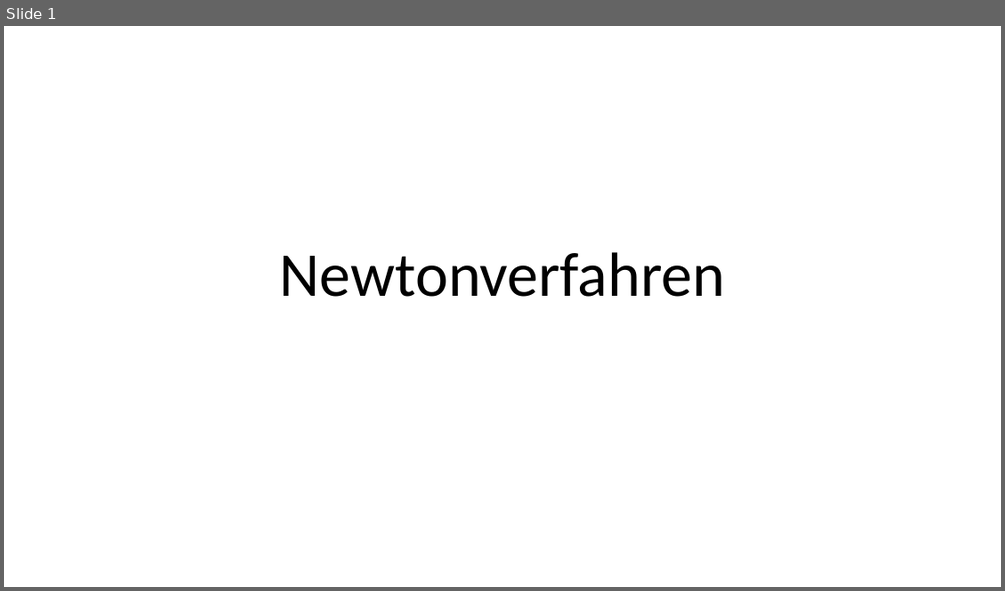
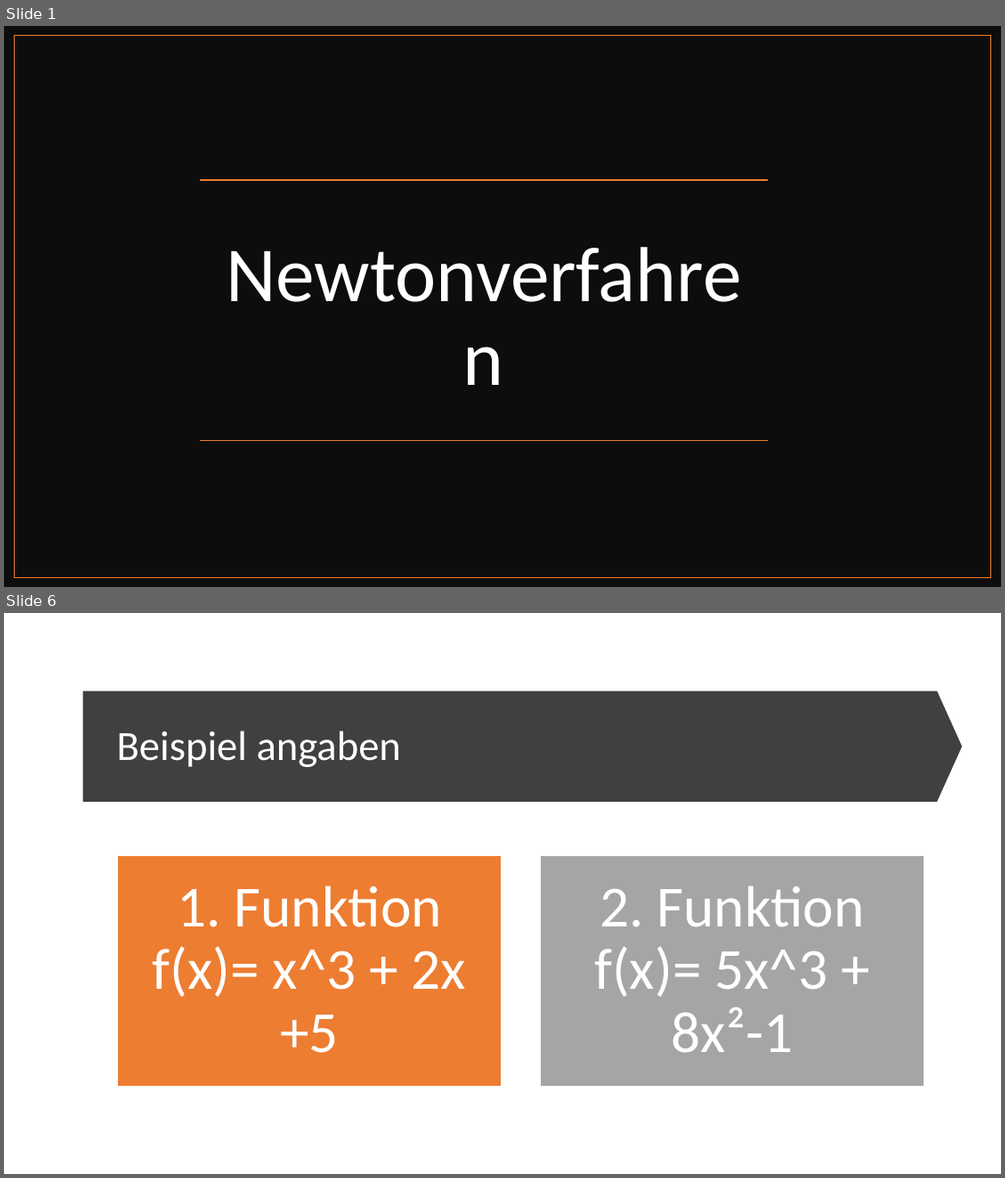
Before and after one commit to asuljkanovic18/AUD-Verhaltensdiagramme, a slide deck: Nummerik und Logik/Newtonverfahren/Newtonverfahren.pptx. Shown one above the other, each under a label of ours: slide 1 before the commit, slides 1 and 6 after it; the slides between them are not shown. The pictures are 1005x591 and 1005x1178 pixels, drawn with LibreOffice and Linux fonts; fonts in the diff are those of the drawing. Boxes give left, top, right and bottom in pixels: in the first picture for what was removed or moved away, otherwise in the second. Text is boxed around its words. In the diff, an @@ line names an element or a change of style, - is before the commit and + after.

```diff
--- a/Nummerik und Logik/Newtonverfahren/Newtonverfahren.pptx
+++ b/Nummerik und Logik/Newtonverfahren/Newtonverfahren.pptx
@@ slide 6 added at [4, 613, 1001, 1174], background #FFFFFF @@
@@ down arrow added at [82, 690, 962, 802], fill #404040 @@
@@ title added at [117, 730, 401, 767], 40 pt, text #FFFFFF @@
+Beispiel angaben
@@ group added at [118, 855, 924, 1086]: 2 rectangles, 2 texts @@
+1. Funktion f(x)= x^3 + 2x +5
+2. Funktion f(x)= 5x^3 + 8x²-1
@@ slide 1 changed as well @@
@@ rectangle added at [4, 26, 1001, 587], fill #0D0D0D @@
@@ rectangle added at [15, 36, 991, 578], outline #ED7D31 1 pt @@
@@ line added from (768, 180) to (200, 180), #ED7D31 1 pt @@
@@ title "Newtonverfahren": place and size @@
-title "Newtonverfahren" at [280, 252, 725, 297]
+title "Newtonverfahren" at [200, 196, 768, 440]
@@ title "Newtonverfahren" at [200, 196, 768, 440]: size 60 to 75 pt, text colour #000000 to #FFFFFF; vertical alignment bottom to middle @@
@@ line added from (768, 440) to (200, 440), #ED7D31 1 pt @@
```
Also in this commit, not shown: 1 other slide changed, 4 other slides added.
